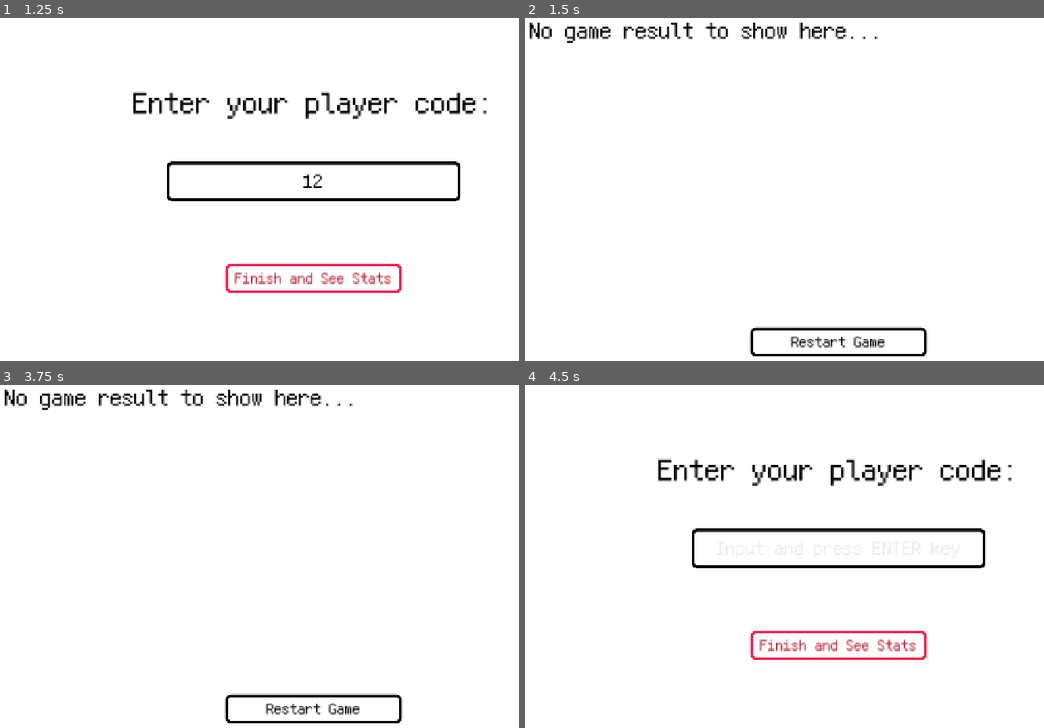
Above: before the commit, frames 1-4 (two rows, left to right).
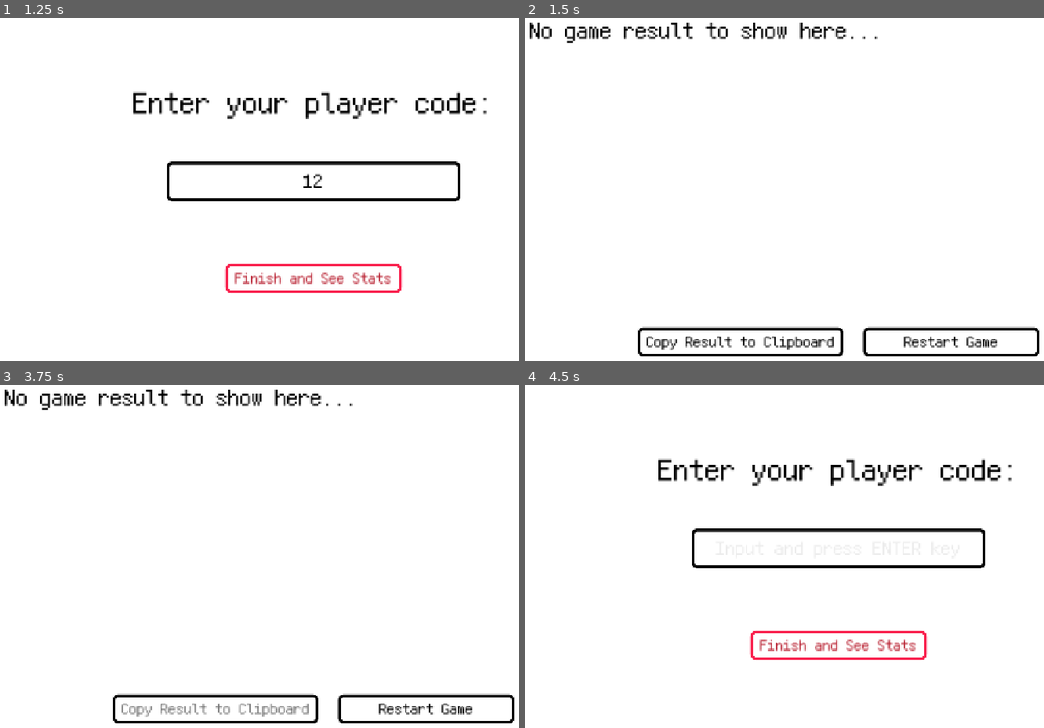
Above: after the commit, the same moments.

Repository: OzelotVanilla/sacrifircas
Game: Godot game, scene res://scenes/main_game/MainGame.tscn
Same seed, same stepped clock (60 frames per second), same inputs: the game is played once before the commit and once after it.
Inputs (mouse positions are in pixels of both pictures, inside the frame that each line leads up to):
- Up to frame 1 (1.25 s): click (311, 182) at 0.52 s; type "12" at 0.6 s
- Up to frame 2 (1.5 s): click "Finish and See Stats" at 1.25 s
- Up to frame 3 (3.75 s): click "Restart Game" at 2 s; click "Finish and See Stats" at 2.75 s; click (217, 707) at 3.5 s, where only the run after the commit has a clickable "Copy Result to Clipboard"
- Up to frame 4 (4.5 s): click "Restart Game" at 4.25 s

Frame 1 is identical in both runs. In frame 2, 2.2% of the frame differs, in the area x 21-100%, y 89-99%; in frame 3, 2.1%; in frame 4, nothing differs.

Commit message:
feature - Add copy to clipboard button in `GameResultPage`

Diff:
--- a/scenes/main_game/game_result_page/GameResultPage.gd
+++ b/scenes/main_game/game_result_page/GameResultPage.gd
@@ -2,7 +2,7 @@
 extends Control
 
 
-@onready var restart_game_button__ref: Button = $VBox/RestartGameButton
+@onready var restart_game_button__ref: Button = $VBox/HBox/RestartGameButton
 
 @onready var label__ref: Label = $VBox/Margin/Scroll/Label
 
--- a/scenes/main_game/game_result_page/GameResultPage.tscn
+++ b/scenes/main_game/game_result_page/GameResultPage.tscn
@@ -52,7 +52,32 @@
 custom_minimum_size = Vector2(0, 20)
 layout_mode = 2
 
-[node name="RestartGameButton" type="Button" parent="VBox" unique_id=1548551070]
+[node name="HBox" type="HBoxContainer" parent="VBox" unique_id=110678845]
+layout_mode = 2
+theme_override_constants/separation = 0
+alignment = 1
+
+[node name="CopyResultButton" type="Button" parent="VBox/HBox" unique_id=1074268343]
+custom_minimum_size = Vector2(420, 60)
+layout_mode = 2
+size_flags_horizontal = 4
+size_flags_vertical = 4
+theme_override_colors/font_color = Color(0, 0, 0, 1)
+theme_override_colors/font_hover_color = Color(0.46666667, 0.46666667, 0.46666667, 1)
+theme_override_fonts/font = ExtResource("2_p3lui")
+theme_override_font_sizes/font_size = 32
+theme_override_styles/normal = ExtResource("3_wccfq")
+theme_override_styles/pressed = SubResource("StyleBoxEmpty_umwp5")
+theme_override_styles/hover = ExtResource("3_wccfq")
+theme_override_styles/disabled = SubResource("StyleBoxEmpty_1n8hp")
+theme_override_styles/focus = ExtResource("3_wccfq")
+text = "Copy Result to Clipboard"
+
+[node name="Spacer_01" type="Control" parent="VBox/HBox" unique_id=458588426]
+custom_minimum_size = Vector2(40, 0)
+layout_mode = 2
+
+[node name="RestartGameButton" type="Button" parent="VBox/HBox" unique_id=1548551070]
 custom_minimum_size = Vector2(360, 60)
 layout_mode = 2
 size_flags_horizontal = 4
@@ -68,4 +93,5 @@
 theme_override_styles/focus = ExtResource("3_wccfq")
 text = "Restart Game"
 
-[connection signal="pressed" from="VBox/RestartGameButton" to="." method="on_RestartGameButton_pressed"]
+[connection signal="pressed" from="VBox/HBox/CopyResultButton" to="." method="copyCacheToClipboard"]
+[connection signal="pressed" from="VBox/HBox/RestartGameButton" to="." method="on_RestartGameButton_pressed"]
